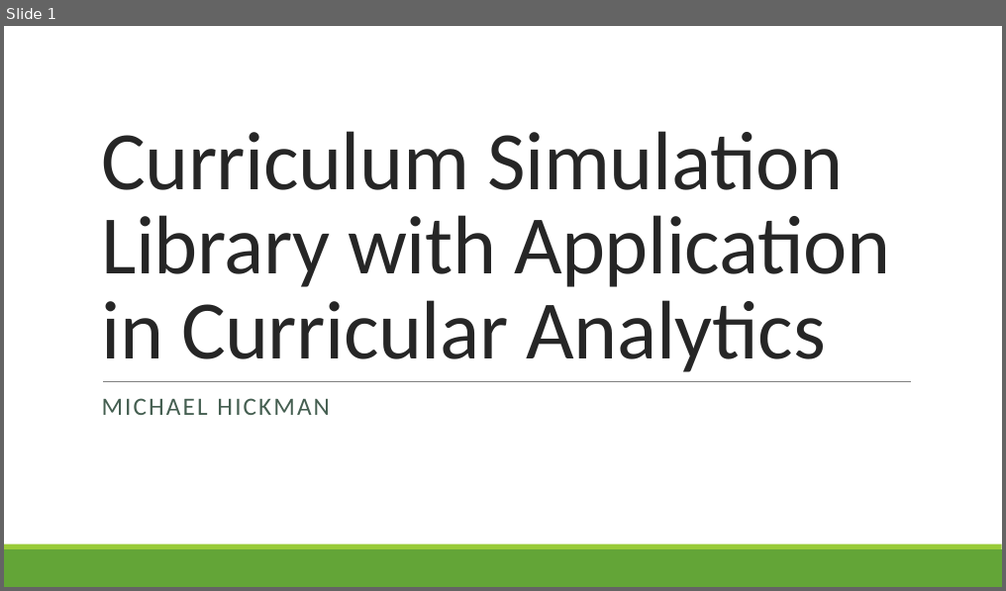
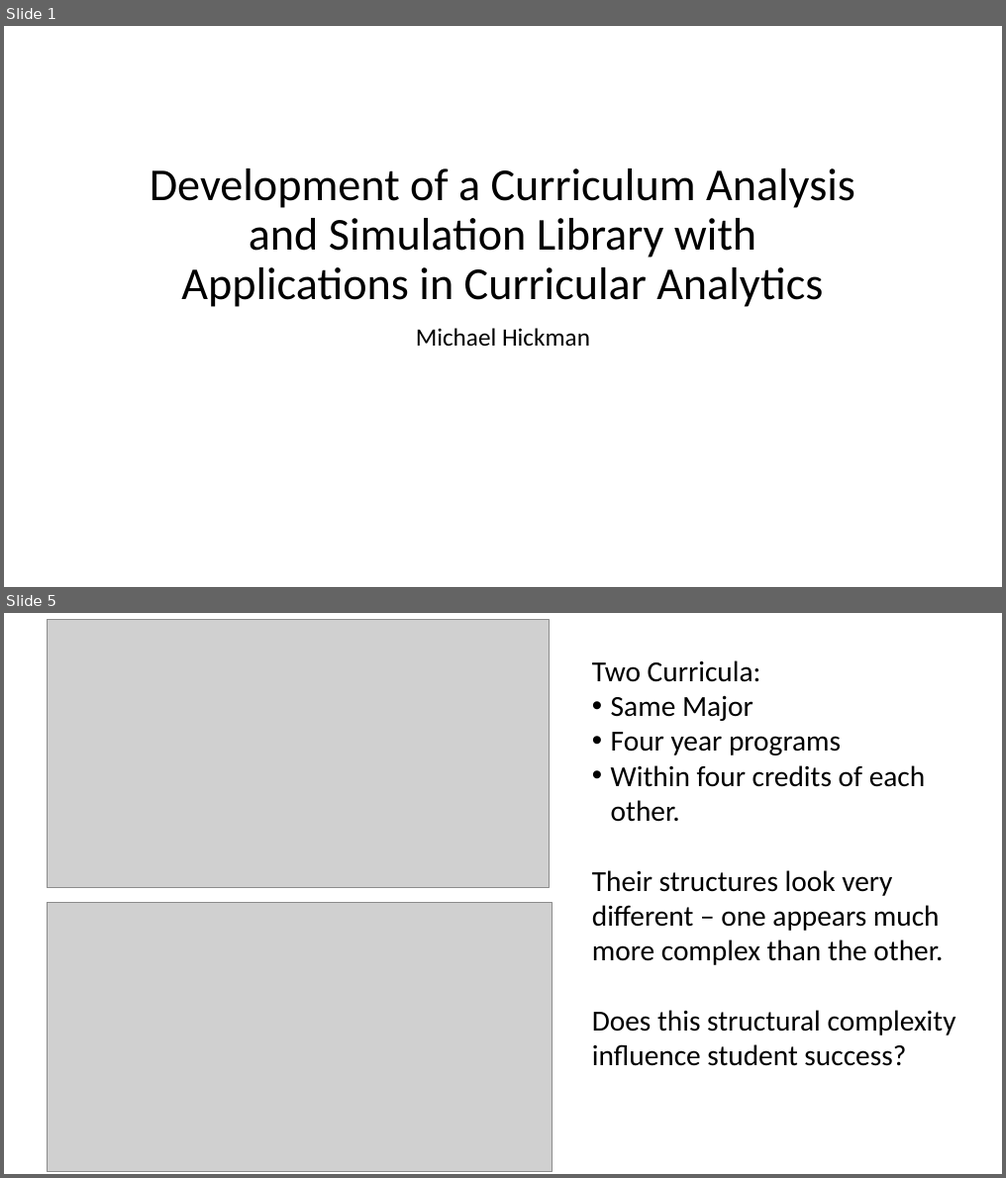
Before and after one commit to M-S-H/thesis, a slide deck: Defense.pptx. Shown one above the other, each under a label of ours: slide 1 before the commit, slides 1 and 5 after it; the slides between them are not shown. The pictures are 1006x591 and 1006x1178 pixels, drawn with LibreOffice and Linux fonts; fonts in the diff are those of the drawing; grey boxes stand for pictures. Boxes give left, top, right and bottom in pixels: in the first picture for what was removed or moved away, otherwise in the second. Text is boxed around its words. In the diff, an @@ line names an element or a change of style, - is before the commit and + after.

```diff
--- a/Defense.pptx
+++ b/Defense.pptx
@@ slide 5 added at (x1=4, y1=613, x2=1002, y2=1174), background #FFFFFF @@
@@ picture added at (x1=47, y1=620, x2=549, y2=888) @@
@@ text added at (x1=592, y1=661, x2=956, y2=1066), 28 pt, text #000000 @@
+Two Curricula:
+• Same Major
+• Four year programs
+• Within four credits of each other.
+Their structures look very different – one appears much more complex than the other.
+Does this structural complexity influence student success?
@@ picture added at (x1=47, y1=903, x2=552, y2=1172) @@
@@ slide 1 changed as well @@
@@ title at (x1=150, y1=169, x2=855, y2=307): text changed; size 80 to 44 pt; text colour #262626 to #000000 @@
-Curriculum Simulation Library with Application in Curricular Analytics
+Development of a Curriculum Analysis and Simulation Library with Applications in Curricular Analytics
@@ subtitle at (x1=416, y1=328, x2=590, y2=346): text changed; text colour #455F51 to #000000 @@
-MICHAEL HICKMAN
+Michael Hickman
@@ line removed from (103, 381) to (912, 381) @@
@@ rectangle removed at (x1=4, y1=550, x2=1002, y2=587) @@
@@ rectangle removed at (x1=4, y1=545, x2=1002, y2=550) @@
```
Also in this commit, not shown: 2 other slides changed, 26 other slides added, 22 other files.
